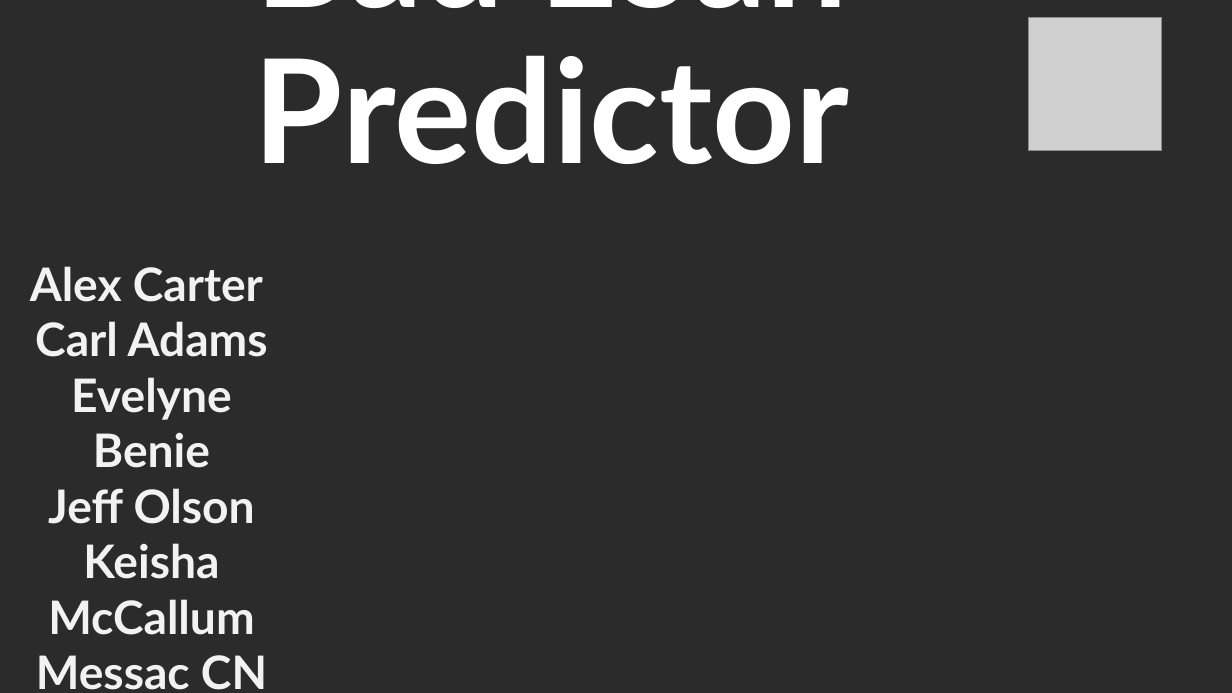
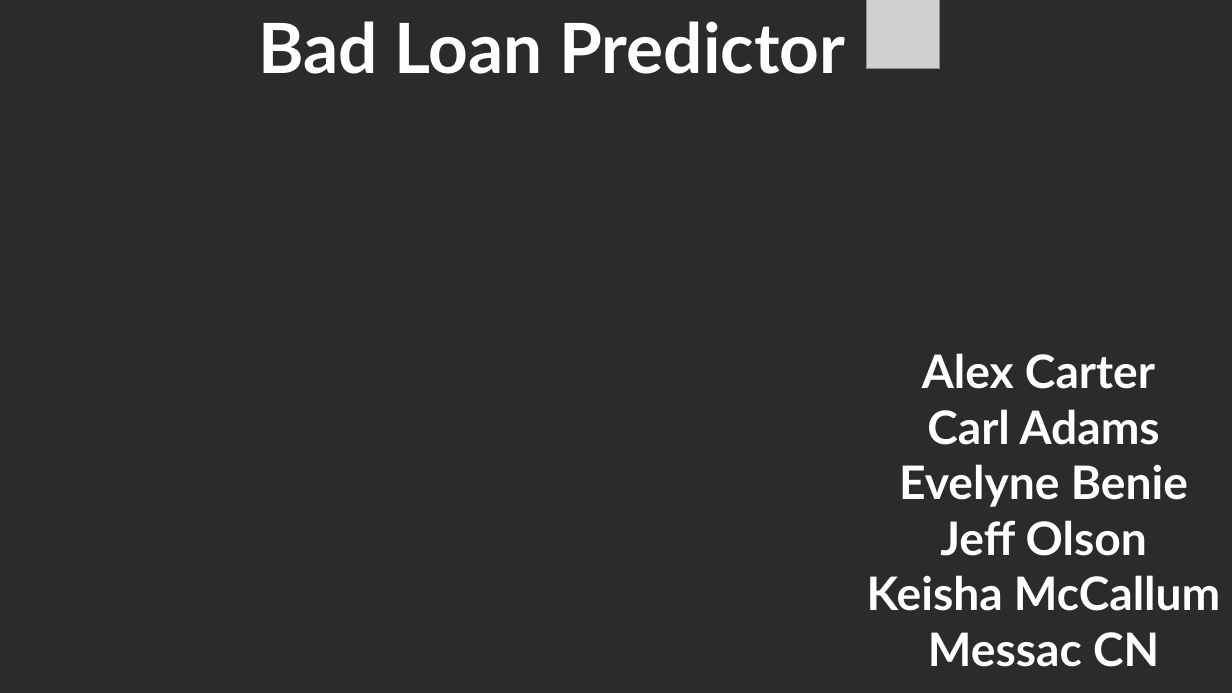
Before and after one commit to benieevelyne/BLPFinalProject, a slide deck: slide 1 of BLP Final Presentation.pptx. Drawn at 1232x693 pixels with LibreOffice and Linux fonts; fonts in the diff are those of the drawing; grey boxes stand for pictures; background and template pictures are left out; a plain dark background stands for a picture behind light text. Boxes give left, top, right and bottom in pixels: in the first picture for what was removed or moved away, otherwise in the second. Text is boxed around its words. In the diff, an @@ line names an element or a change of style, - is before the commit and + after.

```diff
--- a/BLP Final Presentation.pptx
+++ b/BLP Final Presentation.pptx
@@ title "Bad Loan Predictor" at [258,21,846,74]: size 112.5 to 54 pt @@
@@ picture: place and size @@
-picture at [1029,18,1162,151]
+picture at [866,0,939,68]
@@ text "Alex Carter": place and size @@
-text "Alex Carter" at [30,266,268,690]
+text "Alex Carter" at [867,353,1220,667]
@@ text "Alex Carter" at [867,353,1220,667]: text colour #F2F2F2 to #FFFFFF @@
```
Also in this commit, not shown: 9 other slides changed.
